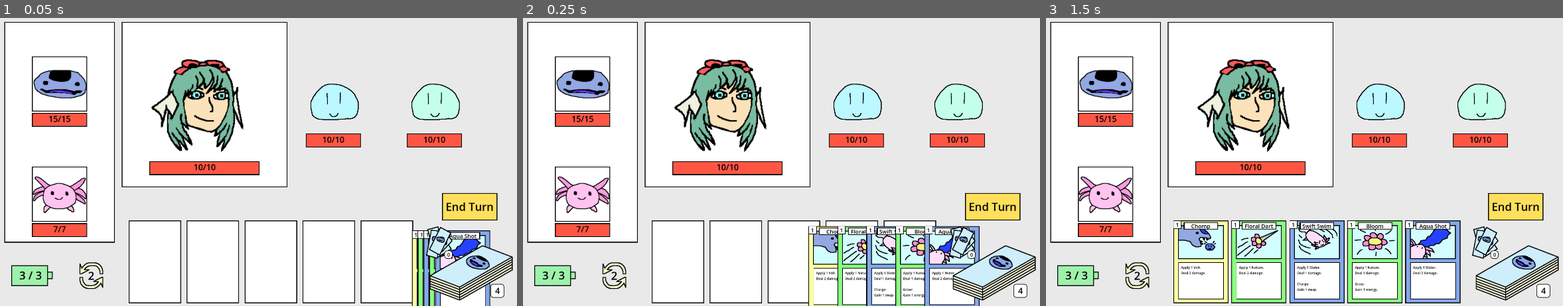
Above: before the commit, frames 1-3 (left to right).
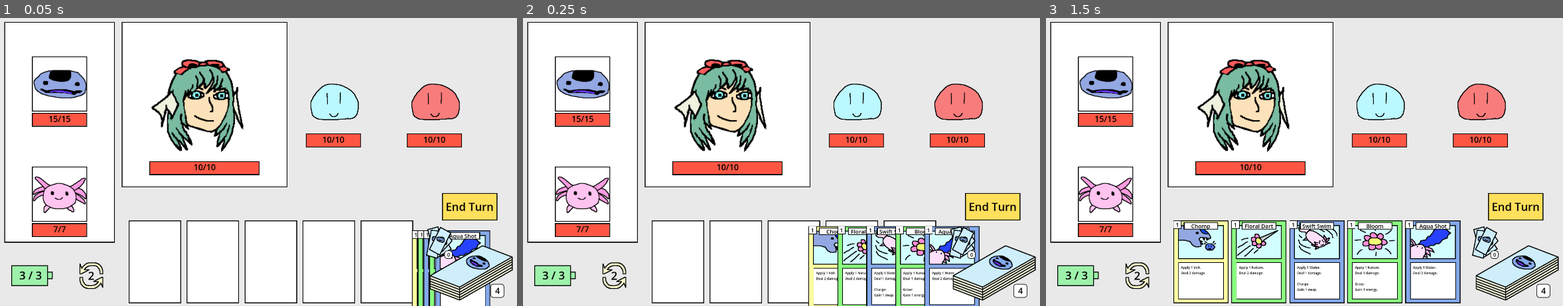
Above: after the commit, the same moments.

Repository: Joraffe/jobine-godot-game
Game: Godot game, scene res://scenes/battle/Battle.tscn
Same seed, same stepped clock (60 frames per second), same inputs: the game is played once before the commit and once after it.
Inputs (mouse positions are in pixels of both pictures, inside the frame that each line leads up to):
- Up to frame 1 (0.05 s): no input
- Up to frame 2 (0.25 s): no input
- Up to frame 3 (1.5 s): move the mouse to (1201, 262) at 0.52 s; click (1201, 262) at 0.67 s; tap Enter at 1.25 s; move the mouse to (1257, 262) at 1.27 s; click (1257, 262) at 1.42 s

The runs differ from the first frame. In frame 1, 0.9% of the frame differs, in the area x 79-89%, y 23-36%; in frame 2, 0.9%; in frame 3, 0.9%.

Commit message:
[scene] Fix more bugs related to combos and combo chains

Diff:
--- a/models/enemy.gd
+++ b/models/enemy.gd
@@ -42,9 +42,10 @@
 	return self.current_hp == 0
 
 func get_random_attack_name() -> String:
-	#var rng = RandomNumberGenerator.new()
-	# var rand_i = rng.randi_range(0, self.attack_names.size() - 1)
-	return attack_names[0]
+	var rng = RandomNumberGenerator.new()
+	var rand_i = rng.randi_range(0, self.attack_names.size() - 1)
+#	var rand_i = 1
+	return attack_names[rand_i]
 
 func add_element_names(element_names_to_add : Array[String]) -> void:
 	self.set(
--- a/models/enemy_attack.gd
+++ b/models/enemy_attack.gd
@@ -154,7 +154,7 @@
 		EnemyAttack.STATUS_DURATION : 0,
 		EnemyAttack.STATUS_CARD_NAME : "",
 		EnemyAttack.NUM_STATUS_CARDS : 0,
-		EnemyAttack.BASE_DAMAGE : 10,
+		EnemyAttack.BASE_DAMAGE : 2,
 		EnemyAttack.ENEMY_INSTANCE_ID : instance_id
 	})
 
--- a/modules/battle/radio.gd
+++ b/modules/battle/radio.gd
@@ -24,7 +24,7 @@
 
 # Discard Related
 const DISCARD_PILE_SHUFFLED_INTO_DECK : String = "discard_pile_shuffled_into_deck"
-signal discard_pile_shuffled_into_deck
+signal discard_pile_shuffled_into_deck(discard_pile : Array[Card])
 
 
 # Hand Related
@@ -268,7 +268,13 @@
 )
 
 const COMBO_EFFECTS_DEFERRED_TO_GROUP : String  = "combo_effects_deferred_to_group"
-signal combo_effects_deferred_to_group(group_name : String, combiner : Combiner)
+signal combo_effects_deferred_to_group(
+	group_name : String,
+	combiner : Combiner,
+	combo_target_instance_id : int
+)
+const COMBO_CHECK_DEFERRED : String = "combo_check_deferred"
+signal combo_check_deferred(instance_id : int)
 const CARD_EFFECTS_DEFERRED_TO_GROUP : String = "card_effects_deferred_to_group"
 signal card_effects_deferred_to_group(
 	group_name : String,
--- a/modules/battle/targeter.gd
+++ b/modules/battle/targeter.gd
@@ -54,9 +54,10 @@
 	if right_i <= self.possible_target_instance_ids.size() - 1:
 		possible_indexes.append(right_i)
 
-	var rand_i = randi_range(0, possible_indexes.size() - 1)
-	var splash_i = possible_indexes[rand_i]
-	splash_entity_ids.append(self.possible_target_instance_ids[splash_i])
+	if possible_indexes.size() > 0:
+		var rand_i = randi_range(0, possible_indexes.size() - 1)
+		var splash_i = possible_indexes[rand_i]
+		splash_entity_ids.append(self.possible_target_instance_ids[splash_i])
 
 	return splash_entity_ids
 
--- a/scenes/battle/scripts/battle_data.gd
+++ b/scenes/battle/scripts/battle_data.gd
@@ -56,7 +56,7 @@
 #		var rand_enemy_name = Enemy.get_random_enemy_machine_name()
 #		battle_enemies.append(Enemy.create(enemy_seed_data[rand_enemy_name]))
 	battle_enemies.append(Enemy.create(enemy_seed_data["ice_slime"]))
-	battle_enemies.append(Enemy.create(enemy_seed_data["aero_slime"]))
+	battle_enemies.append(Enemy.create(enemy_seed_data["fire_slime"]))
 
 	return battle_enemies
 
--- a/scenes/battle_arena_aura/scripts/ai.gd
+++ b/scenes/battle_arena_aura/scripts/ai.gd
@@ -55,6 +55,7 @@
 	BattleRadio.connect(BattleRadio.COMBO_ANIMATION_FINISHED, _on_combo_animation_finished)
 	BattleRadio.connect(BattleRadio.COMBO_EFFECT_FINISHED, _on_combo_effect_finished)
 	BattleRadio.connect(BattleRadio.COMBO_BONUS_EFFECT_FINISHED, _on_combo_bonus_effect_finished)
+	BattleRadio.connect(BattleRadio.COMBO_CHECK_DEFERRED, _on_combo_check_deferred)
 
 
 #=======================
@@ -94,12 +95,73 @@
 		return
 
 	if not self.combiner.has_combo():
-		BattleRadio.emit_signal(
-			BattleRadio.ELEMENTS_SETTLED,
-			 self.entity_instance_id
-		)
-		return
-
+		self.emit_elements_settled()
+		return
+
+	self.emit_remove_and_reposition_animations_queued()
+
+func _on_remove_elements_animation_finished(instance_id : int) -> void:
+	if not self.applicable(instance_id):
+		return
+	self.set("is_removing_finished", true)
+
+func _on_reposition_elements_animation_finished(instance_id : int) -> void:
+	if not self.applicable(instance_id):
+		return
+
+	self.set("is_repositioning_finished", true)
+
+func _on_combo_animation_finished(instance_id : int) -> void:
+	if not self.applicable(instance_id):
+		return
+
+	self.emit_combo_bonus_check_deffered(self.combiner)
+	var group_name : String = self.get_group_name()
+	self.emit_combo_effects_deferred_to_group(group_name, self.combiner)
+
+func _on_combo_effect_finished(instance_id : int, finish_data : Dictionary) -> void:
+	if not self.applicable(instance_id):
+		return
+
+	if finish_data.get("fainted_target") or finish_data.get("did_not_add_elements"):
+		self.set("finished", true)
+
+	self.set("is_combo_effect_finished", true)
+
+
+func _on_combo_bonus_effect_finished(instance_id : int, finish_data : Dictionary) -> void:
+	if not self.applicable(instance_id):
+		return
+
+	if finish_data.get("fainted_target") or finish_data.get("did_not_add_elements"):
+		self.set("finished", true)
+
+	self.set("is_combo_bonus_effect_resolved", true)
+
+func _on_combo_check_deferred(instance_id : int) -> void:
+	if not self.applicable(instance_id):
+		return
+
+	if not self.combiner.has_combo():
+		self.emit_elements_settled()
+		return
+
+	self.emit_remove_and_reposition_animations_queued()
+
+
+#=======================
+# Helpers
+#=======================
+func applicable(instance_id : int) -> bool:
+	return instance_id == self.entity_instance_id
+
+func emit_elements_settled() -> void:
+	BattleRadio.emit_signal(
+		BattleRadio.ELEMENTS_SETTLED,
+		 self.entity_instance_id
+	)
+
+func emit_remove_and_reposition_animations_queued() -> void:
 	BattleRadio.emit_signal(
 		BattleRadio.REMOVE_ELEMENTS_ANIMATION_QUEUED,
 		self.entity_instance_id,
@@ -116,50 +178,6 @@
 		)
 	else:
 		self.set("is_repositioning_finished", true)
-
-func _on_remove_elements_animation_finished(instance_id : int) -> void:
-	if not self.applicable(instance_id):
-		return
-	self.set("is_removing_finished", true)
-
-func _on_reposition_elements_animation_finished(instance_id : int) -> void:
-	if not self.applicable(instance_id):
-		return
-
-	self.set("is_repositioning_finished", true)
-
-func _on_combo_animation_finished(instance_id : int) -> void:
-	if not self.applicable(instance_id):
-		return
-
-	self.emit_combo_bonus_check_deffered(self.combiner)
-	var group_name : String = self.get_group_name()
-	self.emit_combo_effects_deferred_to_group(group_name, self.combiner)
-
-func _on_combo_effect_finished(instance_id : int, finish_data : Dictionary) -> void:
-	if not self.applicable(instance_id):
-		return
-
-	if finish_data.get("fainted_target") or finish_data.get("did_not_add_elements"):
-		self.set("finished", true)
-
-	self.set("is_combo_effect_finished", true)
-
-
-func _on_combo_bonus_effect_finished(instance_id : int, finish_data : Dictionary) -> void:
-	if not self.applicable(instance_id):
-		return
-
-	if finish_data.get("fainted_target") or finish_data.get("did_not_add_elements"):
-		self.set("finished", true)
-
-	self.set("is_combo_bonus_effect_resolved", true)
-
-#=======================
-# Helpers
-#=======================
-func applicable(instance_id : int) -> bool:
-	return instance_id == self.entity_instance_id
 
 func check_for_all_animations_finished() -> void:
 	if self.is_removing_finished and self.is_repositioning_finished:
@@ -216,7 +234,8 @@
 	BattleRadio.emit_signal(
 		BattleRadio.COMBO_EFFECTS_DEFERRED_TO_GROUP,
 		group_name,
-		combiner_to_defer
+		combiner_to_defer,
+		self.entity_instance_id
 	)
 
 func emit_combo_bonus_check_deffered(combiner_to_defer : Combiner) -> void:
--- a/scenes/battle_arena_aura/scripts/area_2d.gd
+++ b/scenes/battle_arena_aura/scripts/area_2d.gd
@@ -65,12 +65,19 @@
 	for i in remain_indexes.size():
 		var reposition_dict : Dictionary = {}
 		var remain_index = remain_indexes[i]
-		var num_removed_before_remain_index : int = 0
+		var remain_element_name : String = old_element_names[remain_index]
+		var num_same_removed_before : int = 0
+		var num_diff_removed_before : int = 0
 		for remove_index in remove_indexes:
 			if remove_index < remain_index:
-				num_removed_before_remain_index += 1
+				var removed_element_name : String = old_element_names[remove_index]
+				if remain_element_name == removed_element_name:
+					num_same_removed_before += 1
+				else:
+					num_diff_removed_before += 1
 		reposition_dict["new_index_position"] = i
-		reposition_dict["num_removed_before_remain_index"] = num_removed_before_remain_index
+		reposition_dict["num_same_removed_before"] = num_same_removed_before
+		reposition_dict["num_diff_removed_before"] = num_diff_removed_before
 		reposition_dict["element_name"] = old_element_names[remain_index]
 		reposition_dicts.append(reposition_dict)
 
@@ -187,21 +194,27 @@
 	var num_children = self.get_child_count()
 	for element_reposition_dict in element_reposition_dicts:
 		var reposition_element_name : String = element_reposition_dict["element_name"]
-		var num_removed_before : int = element_reposition_dict["num_removed_before_remain_index"]
+		var num_same_removed_before : int = element_reposition_dict["num_same_removed_before"]
+		var num_diff_removed_before : int = element_reposition_dict["num_diff_removed_before"]
 		var num_same_element_visited : int = 0
+		var num_diff_element_visited : int = 0
 		for i in num_children:
 			if i in claimed_indexes:
 				continue
 			var child = self.get_child(i)
 			var element = child.get("element")
-			if element is Element and element.machine_name == reposition_element_name:
-				if num_removed_before - num_same_element_visited != 0:
+			if element is Element:
+				if (num_same_element_visited == num_same_removed_before
+					and num_diff_element_visited == num_diff_removed_before):
+						element_reposition_dict["node"] = child
+						self.reposition_queue.enqueue(element_reposition_dict)
+						claimed_indexes.append(i)
+						break
+
+				if element.machine_name == reposition_element_name:
 					num_same_element_visited += 1
 				else:
-					element_reposition_dict["node"] = child
-					self.reposition_queue.enqueue(element_reposition_dict)
-					claimed_indexes.append(i)
-					break
+					num_diff_element_visited += 1
 
 func animate_reposition_element_aura_from_queue() -> void:
 	var element_reposition_dict : Dictionary = self.reposition_queue.dequeue()
--- a/scenes/battle_arena_aura/scripts/battle_arena_aura.gd
+++ b/scenes/battle_arena_aura/scripts/battle_arena_aura.gd
@@ -13,7 +13,8 @@
 var element_names : Array[String] :
 	set = set_element_names
 var elements : Array[Element]
-var element_registry : Dictionary
+
+var combiner : Combiner
 
 var element_remove_queue : Queue = Queue.new()
 var combo_queue : Queue = Queue.new()
--- a/scenes/battle_arena_character/scripts/battle_arena_character.gd
+++ b/scenes/battle_arena_character/scripts/battle_arena_character.gd
@@ -41,6 +41,7 @@
 	$HealthBar.set("health_bar_type", self.character_type)
 	$HealthBar.set("entity", self.character)
 	$Aura.set("entity", self.character)
+	$Aura.set("element_names", self.character.current_element_names)
 	$Area2D.set("character", self.character)
 	$ComboDisplay.set("entity", self.character)
 
--- a/scenes/battle_arena_effector/scripts/battle_arena_effector.gd
+++ b/scenes/battle_arena_effector/scripts/battle_arena_effector.gd
@@ -69,8 +69,9 @@
 		return
 
 	# otherwise we've finished:
-	var effector_instance_id : int = self.effector_stack.pop()
-	self.emit_effect_finished(effector_instance_id)
+	if not self.effector_stack.is_empty():
+		self.emit_effects_finished_for_next_effector()
+		return
 
 func _on_elements_settled(instance_id : int) -> void:
 	if not self.identifier.is_applicable(instance_id):
@@ -80,17 +81,15 @@
 		self.emit_next_effect()
 		return
 
-	while not self.effector_stack.is_empty():
-		var effector_instance_id : int = self.effector_stack.pop()
-		self.emit_effect_finished(effector_instance_id)
+	if not self.effector_stack.is_empty():
+		self.emit_effects_finished_for_next_effector()
+		return
 
 func _on_faint_settled(instance_id : int) -> void:
 	if not self.identifier.is_applicable(instance_id):
 		return
 
-	while not self.effector_stack.is_empty():
-		var effector_instance_id : int = self.effector_stack.pop()
-		self.emit_effect_finished(effector_instance_id)
+	self.emit_effects_finished_for_remaining_effectors()
 
 
 #=======================
@@ -146,8 +145,16 @@
 		num_elements
 	)
 
-func emit_effect_finished(effector_instance_id : int) -> void:
+func emit_effects_finished(effector_instance_id : int) -> void:
 	BattleRadio.emit_signal(BattleRadio.EFFECTS_FINISHED, effector_instance_id)
+
+func emit_effects_finished_for_next_effector() -> void:
+	var effector_instance_id : int = self.effector_stack.pop()
+	self.emit_effects_finished(effector_instance_id)
+
+func emit_effects_finished_for_remaining_effectors() -> void:
+	while not self.effector_stack.is_empty():
+		self.emit_effects_finished_for_next_effector()
 
 func emit_entity_fainted(instance_id : int) -> void:
 	BattleRadio.emit_signal(
--- a/scenes/battle_arena_enemies/scripts/battle_arena_enemies.gd
+++ b/scenes/battle_arena_enemies/scripts/battle_arena_enemies.gd
@@ -14,6 +14,7 @@
 
 var current_combiner : Combiner
 var current_combo_instance_id : int
+var current_combo_target_instance_id : int
 
 var current_combo_bonus_instance_id : int
 
@@ -33,6 +34,7 @@
 	BattleRadio.connect(BattleRadio.CARD_EFFECTS_DEFERRED_TO_GROUP, _on_card_effects_deferred_to_group)
 	BattleRadio.connect(BattleRadio.COMBO_EFFECTS_DEFERRED_TO_GROUP, _on_combo_effects_deferred_to_group)
 	BattleRadio.connect(BattleRadio.COMBO_BONUS_EFFECTS_DEFERRED_TO_GROUP, _on_combo_bonus_effects_deferred_to_group)
+	BattleRadio.connect(BattleRadio.EFFECTS_FINISHED, _on_effects_finished)
 	BattleRadio.connect(BattleRadio.ENTITY_FAINED, _on_entity_fainted)
 	BattleRadio.connect(BattleRadio.ENEMY_DEFEATED_ANIMATION_FINISHED, _on_enemy_defeated_animation_finished)
 
@@ -95,14 +97,18 @@
 	)
 	self.emit_next_effect_queued(primary_target_instance_id)
 
-func _on_combo_effects_deferred_to_group(group_name : String, combiner : Combiner) -> void:
+func _on_combo_effects_deferred_to_group(
+	group_name : String,
+	combiner : Combiner,
+	primary_target_instance_id : int
+) -> void:
 	if group_name != BattleConstants.GROUP_ENEMIES:
 		return
 
-	var primary_target_instance_id : int = self.current_card_primary_target_instance_id
 	self.set("current_combiner", combiner)
 	var combo : Combo = combiner.current_combo
 	self.set("current_combo_instance_id", combo.get_instance_id())
+	self.set("current_combo_target_instance_id", primary_target_instance_id)
 	self.set(
 		"enemies_targeter",
 		Targeter.new(
@@ -154,6 +160,15 @@
 	)
 	self.emit_next_effect_queued(primary_target_instance_id)
 
+func _on_effects_finished(effector_instance_id : int) -> void:
+	if self.current_combo_instance_id != effector_instance_id:
+		return
+
+	BattleRadio.emit_signal(
+		BattleRadio.COMBO_CHECK_DEFERRED,
+		self.current_combo_target_instance_id
+	)
+
 func _on_entity_fainted(instance_id : int) -> void:
 	if not self.is_instance_id_applicable(instance_id):
 		return
--- a/scenes/battle_arena_party/scripts/battle_arena_party.gd
+++ b/scenes/battle_arena_party/scripts/battle_arena_party.gd
@@ -10,7 +10,9 @@
 
 var party_targeter : Targeter
 var current_combiner : Combiner
+
 var current_combo_instance_id : int
+var current_combo_target_instance_id : int
 var current_combo_bonus_instance_id : int
 
 
@@ -58,14 +60,18 @@
 	self.swap_standby_to_lead(standby_instance_id)
 	self.emit_standby_swap_to_lead_finished()
 
-func _on_combo_effects_deferred_to_group(group_name : String, combiner : Combiner) -> void:
+func _on_combo_effects_deferred_to_group(
+	group_name : String,
+	combiner : Combiner,
+	primary_target_instance_id : int
+) -> void:
 	if group_name != BattleConstants.GROUP_PARTY:
 		return
 
-	var primary_target_instance_id : int = self.party_lead_character.get_instance_id()
 	self.set("current_combiner", combiner)
 	var combo : Combo = combiner.current_combo
 	self.set("current_combo_instance_id", combo.get_instance_id())
+	self.set("current_combo_target_instance_id", primary_target_instance_id)
 	self.set(
 		"party_targeter",
 		Targeter.new(
@@ -121,6 +127,11 @@
 func _on_effects_finished(effector_instance_id : int) -> void:
 	if self.current_combo_instance_id != effector_instance_id:
 		return
+
+	BattleRadio.emit_signal(
+		BattleRadio.COMBO_CHECK_DEFERRED,
+		self.current_combo_target_instance_id
+	)
 
 func _on_self_non_targeting_combo_bonus_applied(combo_bonus : ComboBonus) -> void:
 	if combo_bonus.is_extra_energy():
--- a/scenes/battle_arena_party_lead/scripts/area_2d.gd
+++ b/scenes/battle_arena_party_lead/scripts/area_2d.gd
@@ -22,7 +22,7 @@
 
 func render_lead() -> void:
 	var lead_character = battle_arena_lead.lead_character
-	instantiate_character(lead_character)
+	self.instantiate_character(lead_character)
 
 
 #=======================
--- a/scenes/battle_field_deck/scripts/battle_field_deck.gd
+++ b/scenes/battle_field_deck/scripts/battle_field_deck.gd
@@ -30,10 +30,7 @@
 	BattleRadio.connect(BattleRadio.PLAYER_TURN_STARTED, _on_player_turn_started)
 	BattleRadio.connect(BattleRadio.PLAYER_TURN_ENDED, _on_player_turn_ended)
 	BattleRadio.connect(BattleRadio.COMBO_BONUS_CARDS_GAINED, _on_combo_bonus_cards_gained)
-	BattleRadio.connect(
-		BattleRadio.DISCARD_PILE_SHUFFLED_INTO_DECK,
-		_on_discard_pile_shuffled_into_deck
-	)
+	BattleRadio.connect(BattleRadio.DISCARD_PILE_SHUFFLED_INTO_DECK, _on_discard_pile_shuffled_into_deck)
 
 #=======================
 # Setters
@@ -41,7 +38,7 @@
 func set_cards(new_cards : Array[Card]) -> void:
 	cards = new_cards
 
-	self.shuffle_cards()
+	self.shuffle_cards_into_deck(cards)
 
 func set_can_draw(new_can_draw : bool) -> void:
 	can_draw = new_can_draw
@@ -76,8 +73,8 @@
 func _on_combo_bonus_cards_gained(num_cards_gained : int) -> void:
 	self.draw_and_emit_cards(num_cards_gained)
 
-func _on_discard_pile_shuffled_into_deck() -> void:
-	self.shuffle_cards()
+func _on_discard_pile_shuffled_into_deck(discard_pile : Array[Card]) -> void:
+	self.set("cards", discard_pile)
 	if self.remaining_cards_to_draw > 0:
 		self.draw_and_emit_cards(self.remaining_cards_to_draw)
 
@@ -90,6 +87,20 @@
 
 	var indexes : Dictionary = {}
 	for i in self.cards.size():
+		indexes[i] = i
+
+	while indexes.keys().size() > 0:
+		var keys = indexes.keys()
+		var rand_i = self.rng.randi_range(0, keys.size() - 1)
+		var rand_key = keys[rand_i]
+		self.shuffled_cards[rand_key] = self.cards[rand_key]
+		indexes.erase(rand_key)
+
+func shuffle_cards_into_deck(cards_to_shuffle : Array[Card]) -> void:
+	self.set("shuffled_cards", {})
+
+	var indexes : Dictionary = {}
+	for i in cards_to_shuffle.size():
 		indexes[i] = i
 
 	while indexes.keys().size() > 0:
--- a/scenes/battle_field_discard/scripts/battle_field_discard.gd
+++ b/scenes/battle_field_discard/scripts/battle_field_discard.gd
@@ -48,9 +48,12 @@
 	num_freed = new_num_freed
 
 	if self.num_freed == self.discard_pile.size():
+		BattleRadio.emit_signal(
+			BattleRadio.DISCARD_PILE_SHUFFLED_INTO_DECK,
+			self.discard_pile
+		)
 		var empty : Array[Card] = []
 		self.set("discard_pile", empty)
-		BattleRadio.emit_signal(BattleRadio.DISCARD_PILE_SHUFFLED_INTO_DECK)
 	else:
 		self.set("discard_pile_count", self.discard_pile.size() - self.num_freed)
 		$DiscardReshuffleTimer.start()
@@ -90,7 +93,7 @@
 		discard_card_instance,
 		"position",
 		Vector2(100, 100),
-		0.1
+		0.01
 	).set_ease(Tween.EASE_IN_OUT)
 	tween.parallel().tween_property(
 		discard_card_instance,
